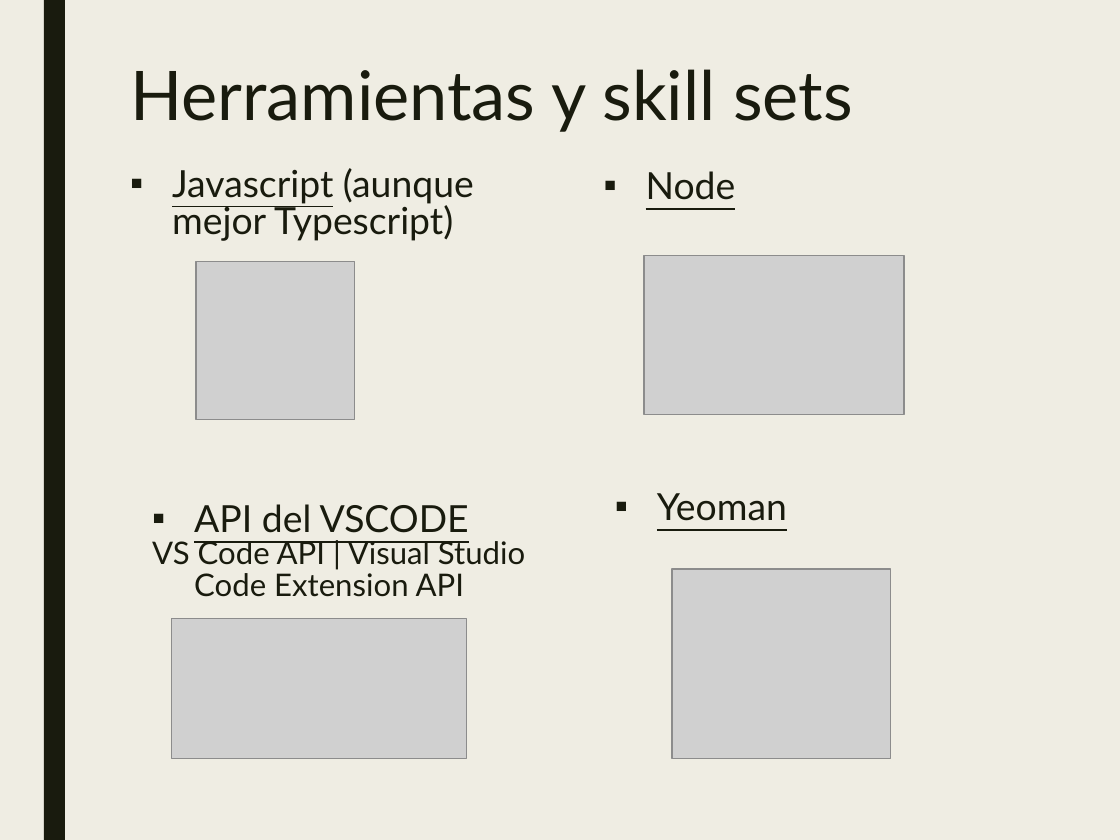
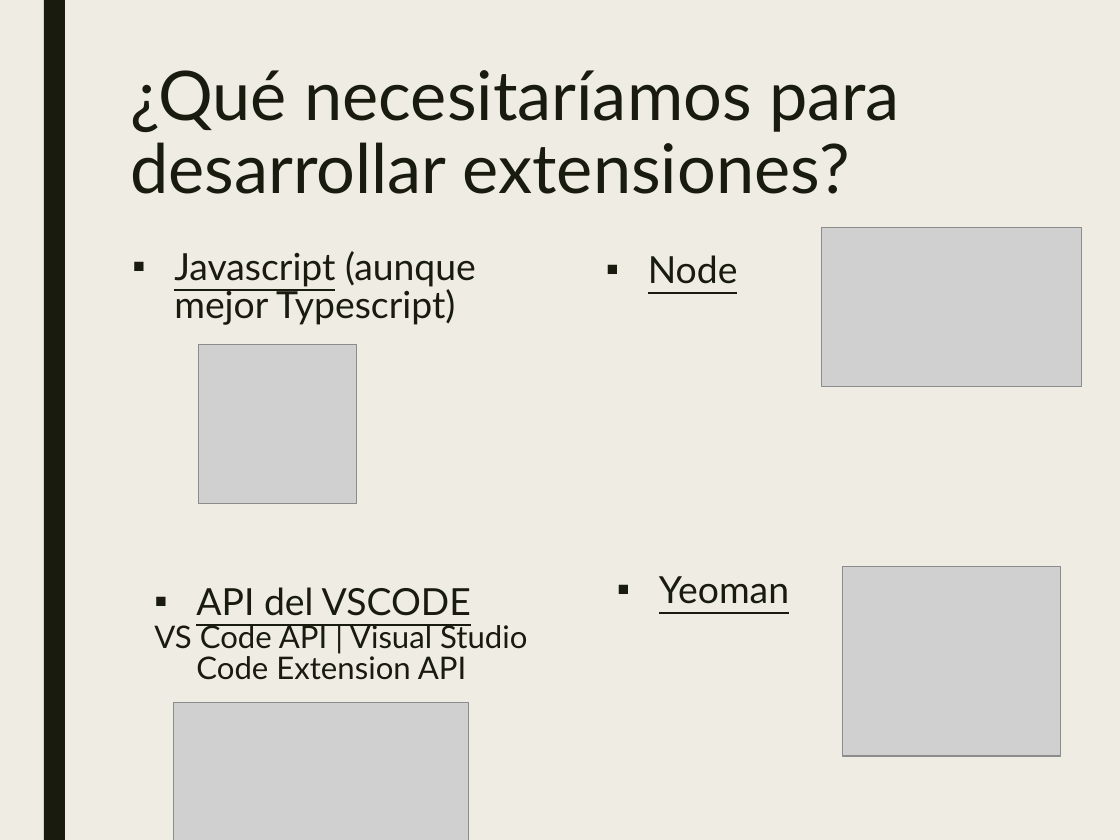
Before and after one commit to JalmarazMartn/dotnetrioja1, a slide deck: slide 6 of VSCODE Extensiones.ppt (slide 7 before the commit). Drawn at 1120x840 pixels with LibreOffice and Linux fonts; fonts in the diff are those of the drawing; grey boxes stand for pictures. Boxes give left, top, right and bottom in pixels: in the first picture for what was removed or moved away, otherwise in the second. Text is boxed around its words. In the diff, an @@ line names an element or a change of style, - is before the commit and + after.

Commit message:
Presentación

```diff
--- a/VSCODE Extensiones.ppt
+++ b/VSCODE Extensiones.ppt
@@ title removed at [130,69,853,132] @@
-Herramientas y skill sets
@@ title added at [130,70,900,194], 44 pt, text #191B0E @@
+¿Qué necesitaríamos para desarrollar extensiones?
@@ text "Node": place and size @@
-text "Node" at [646,171,736,200]
+text "Node" at [648,255,738,284]
@@ picture: place and size @@
-picture at [644,255,904,414]
+picture at [822,227,1082,386]
@@ 3 texts, 1 picture: place and size @@
-3 texts, 1 picture at [152,168,787,597]
+3 texts, 1 picture at [154,251,789,680]
@@ picture: place and size @@
-picture at [672,569,890,758]
+picture at [842,567,1061,756]
@@ picture: place and size @@
-picture at [171,619,467,758]
+picture at [174,702,469,840]
```
Also in this commit, not shown: 4 other slides changed, 4 slides added, 1 slide removed.
